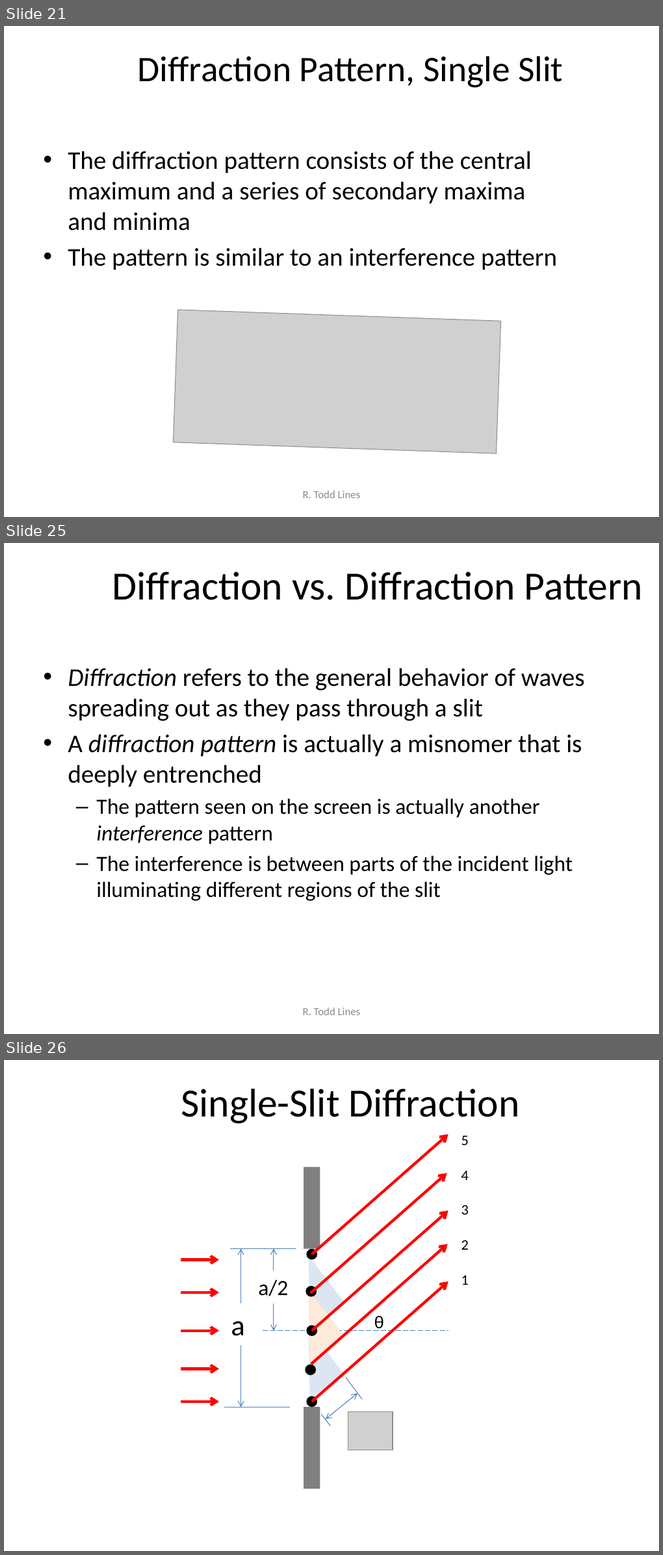
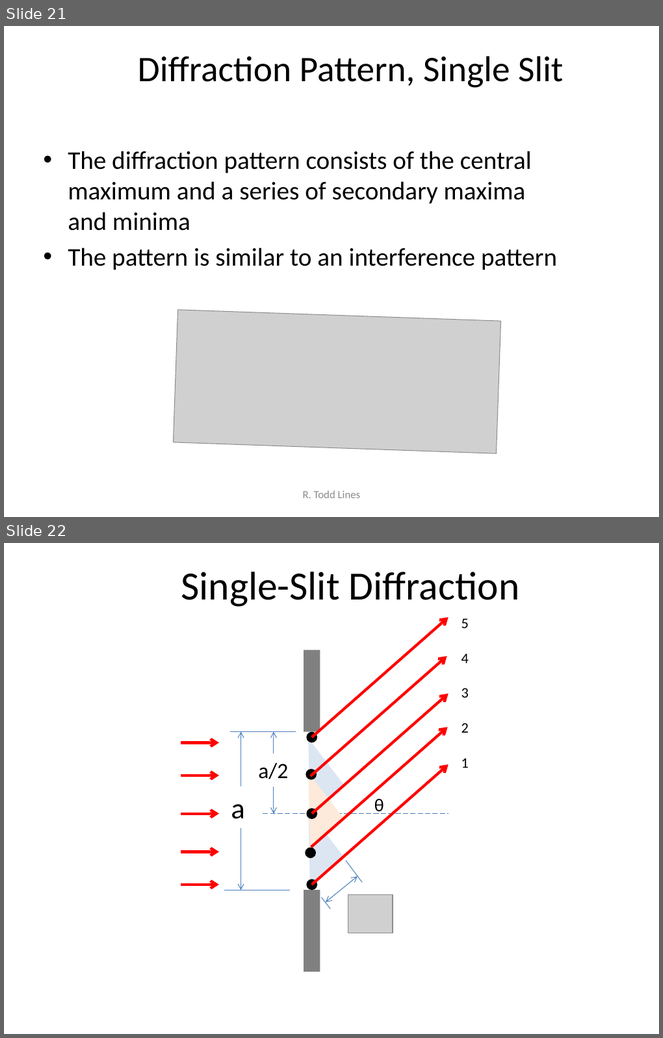
Before and after one commit to rtlines/PH223-Engineering-Physics, a slide deck: Slides/PH223_Lecture_11.pptx. Shown one above the other, each under a label of ours: slides 21, 25 and 26 before the commit, slides 21 and 22 after it; the slides between them are not shown. The pictures are 663x1555 and 663x1038 pixels, drawn with LibreOffice and Linux fonts; fonts in the diff are those of the drawing; grey boxes stand for pictures. Boxes give left, top, right and bottom in pixels: in the first picture for what was removed or moved away, otherwise in the second. Text is boxed around its words. In the diff, an @@ line names an element or a change of style, - is before the commit and + after.

```diff
--- a/Slides/PH223_Lecture_11.pptx
+++ b/Slides/PH223_Lecture_11.pptx
@@ slide 25 removed at (4, 543, 659, 1034), background #FFFFFF @@
@@ title removed at (112, 572, 643, 600) @@
-Diffraction vs. Diffraction Pattern
@@ text removed at (68, 668, 585, 901) @@
-• Diffraction refers to the general behavior of waves spreading out as they pass through a slit
-• A diffraction pattern is actually a misnomer that is deeply entrenched
-  – The pattern seen on the screen is actually another interference pattern
-  – The interference is between parts of the incident light illuminating different regions of the slit
@@ text removed at (303, 1008, 361, 1016) @@
-R. Todd Lines
@@ what was slide 26 is now slide 22 @@
```
Also in this commit, not shown: 11 other slides removed, 16 other files.
